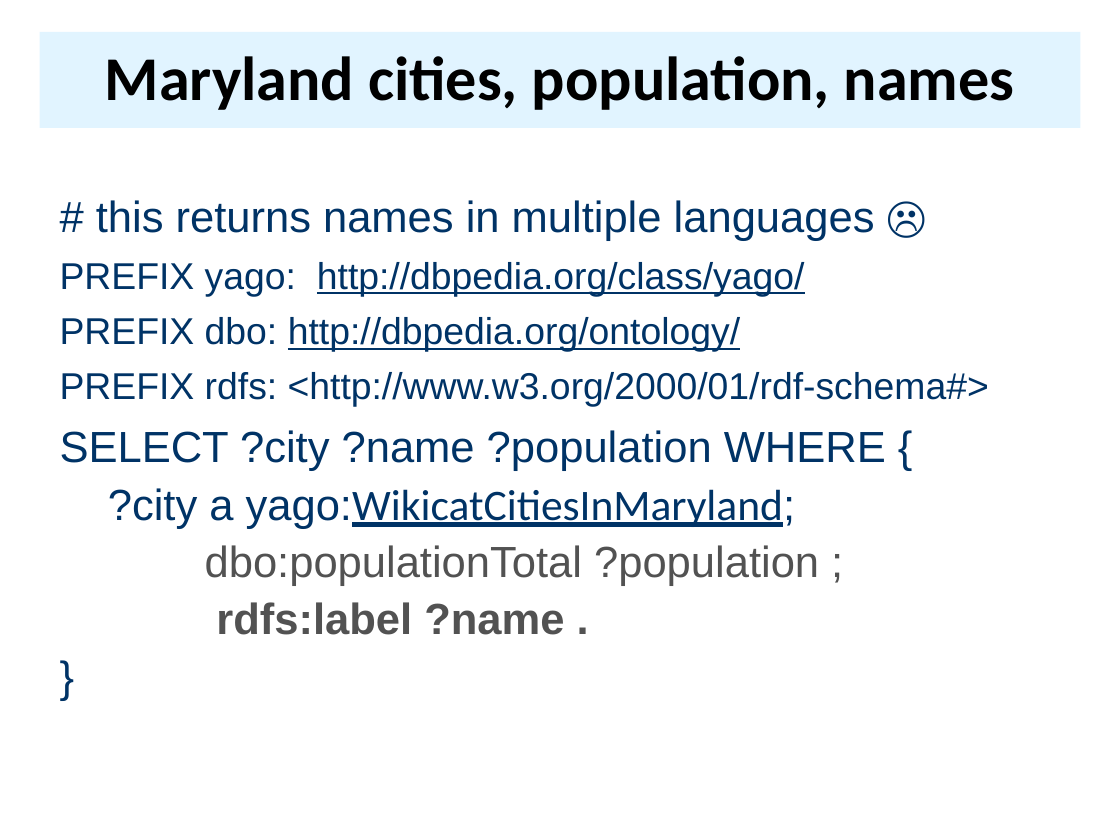
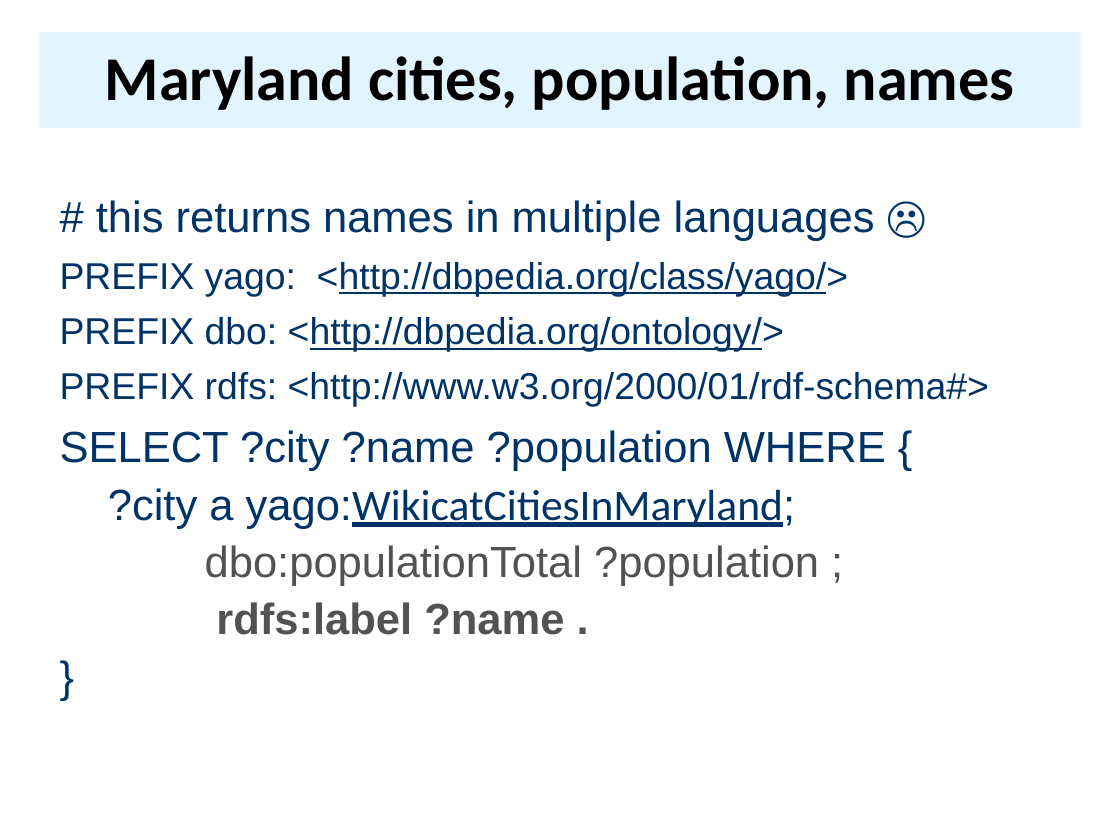
Before and after one commit to UMBC-CMSC-491-691-F19-Knowledge-Graphs/class_material, a slide deck: slide 14 of notes/16_sparql/16sparql.pptx. Drawn at 1120x840 pixels with LibreOffice and Linux fonts; fonts in the diff are those of the drawing. Boxes give left, top, right and bottom in pixels: in the first picture for what was removed or moved away, otherwise in the second. Text is boxed around its words. In the diff, an @@ line names an element or a change of style, - is before the commit and + after.

```diff
--- a/notes/16_sparql/16sparql.pptx
+++ b/notes/16_sparql/16sparql.pptx
@@ text at bbox=[60, 262, 848, 352]: text changed @@
-PREFIX yago: http://dbpedia.org/class/yago/
-PREFIX dbo: http://dbpedia.org/ontology/
+PREFIX yago: <http://dbpedia.org/class/yago/>
+PREFIX dbo: <http://dbpedia.org/ontology/>
```
Also in this commit, not shown: 1 other slide changed, 4 other files.
